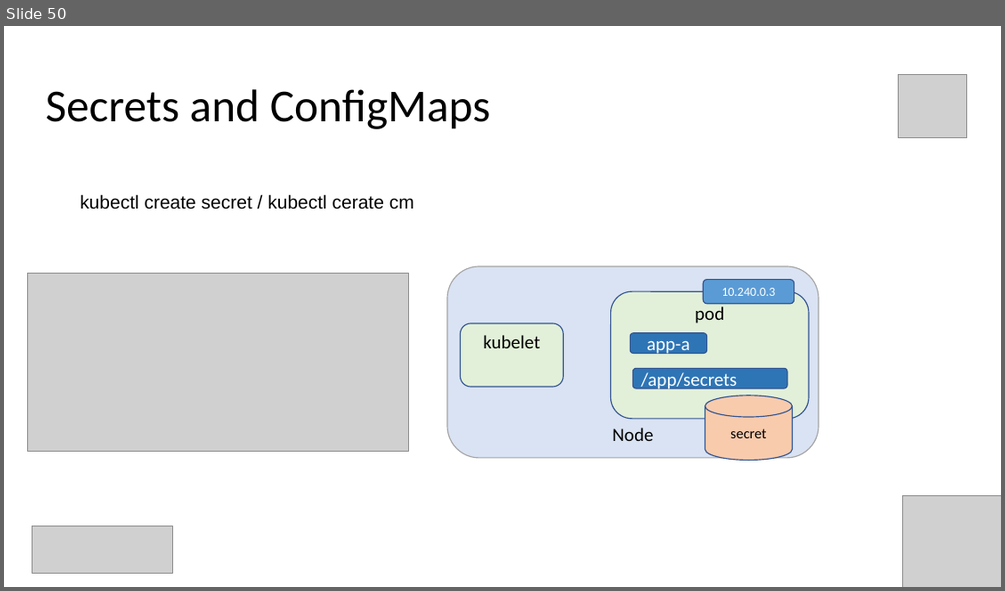
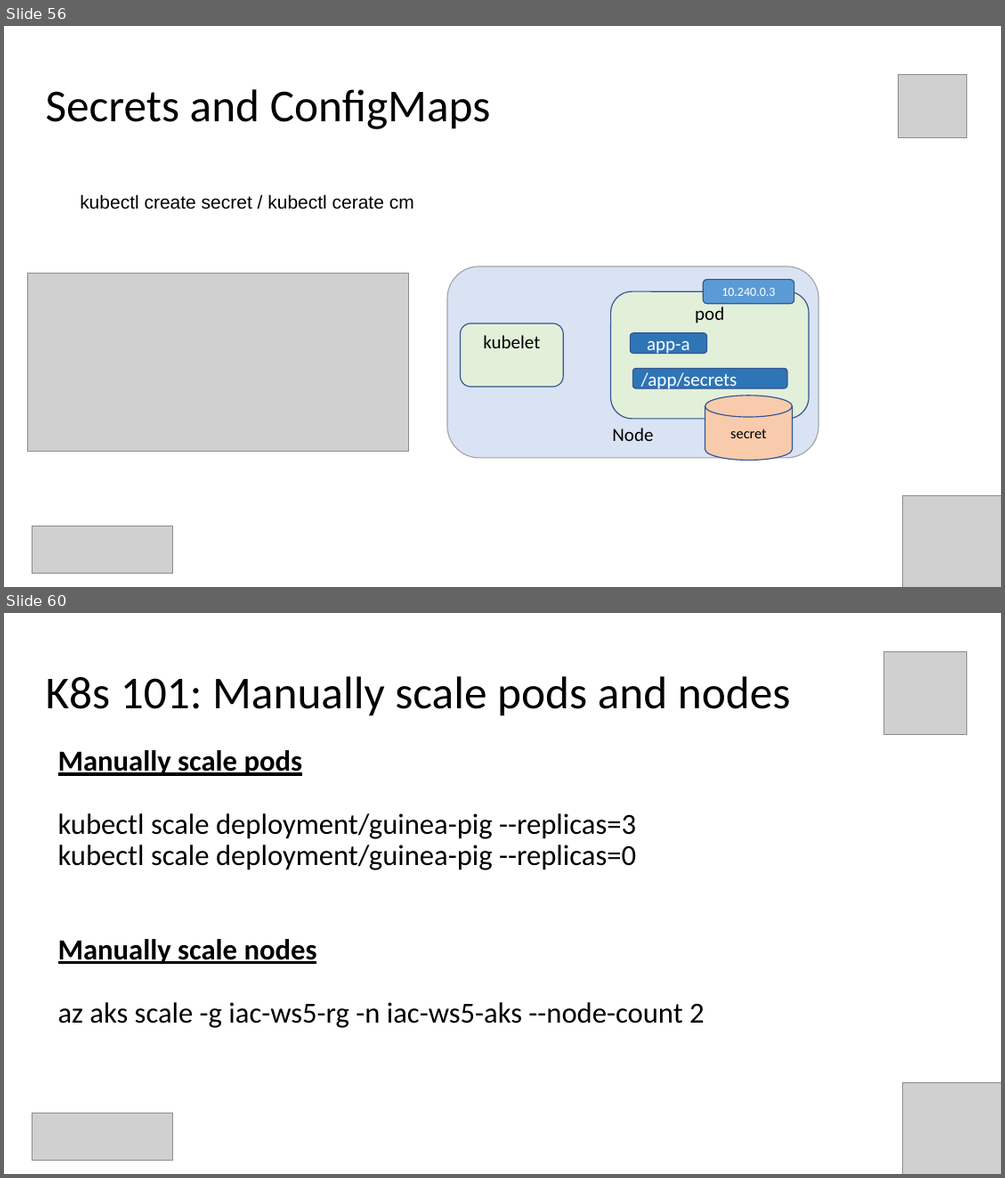
Before and after one commit to Infrastructure-AsCode/aks-101, a slide deck: slides/k8s-101.pptx. Shown one above the other, each under a label of ours: slide 50 before the commit, slides 56 and 60 after it; the slides between them are not shown. The pictures are 1005x591 and 1005x1178 pixels, drawn with LibreOffice and Linux fonts; fonts in the diff are those of the drawing; grey boxes stand for pictures. Boxes give left, top, right and bottom in pixels: in the first picture for what was removed or moved away, otherwise in the second. Text is boxed around its words. In the diff, an @@ line names an element or a change of style, - is before the commit and + after.

```diff
--- a/slides/k8s-101.pptx
+++ b/slides/k8s-101.pptx
@@ slide 60 added at box(4, 613, 1001, 1174), background #FFFFFF @@
@@ picture added at box(884, 651, 967, 734) @@
@@ title added at box(46, 676, 791, 716), 44 pt, text #000000 @@
+K8s 101: Manually scale pods and nodes
@@ text added at box(58, 750, 704, 1028), 28 pt, text #000000 @@
+Manually scale pods
+kubectl scale deployment/guinea-pig --replicas=3
+kubectl scale deployment/guinea-pig --replicas=0
+Manually scale nodes
+az aks scale -g iac-ws5-rg -n iac-ws5-aks --node-count 2
@@ picture added at box(903, 1082, 1001, 1174) @@
@@ picture added at box(32, 1113, 173, 1160) @@
@@ what was slide 50 is now slide 56 @@
```
Also in this commit, not shown: 7 slides changed, 26 other slides added, 2 slides removed, 19 other files.
